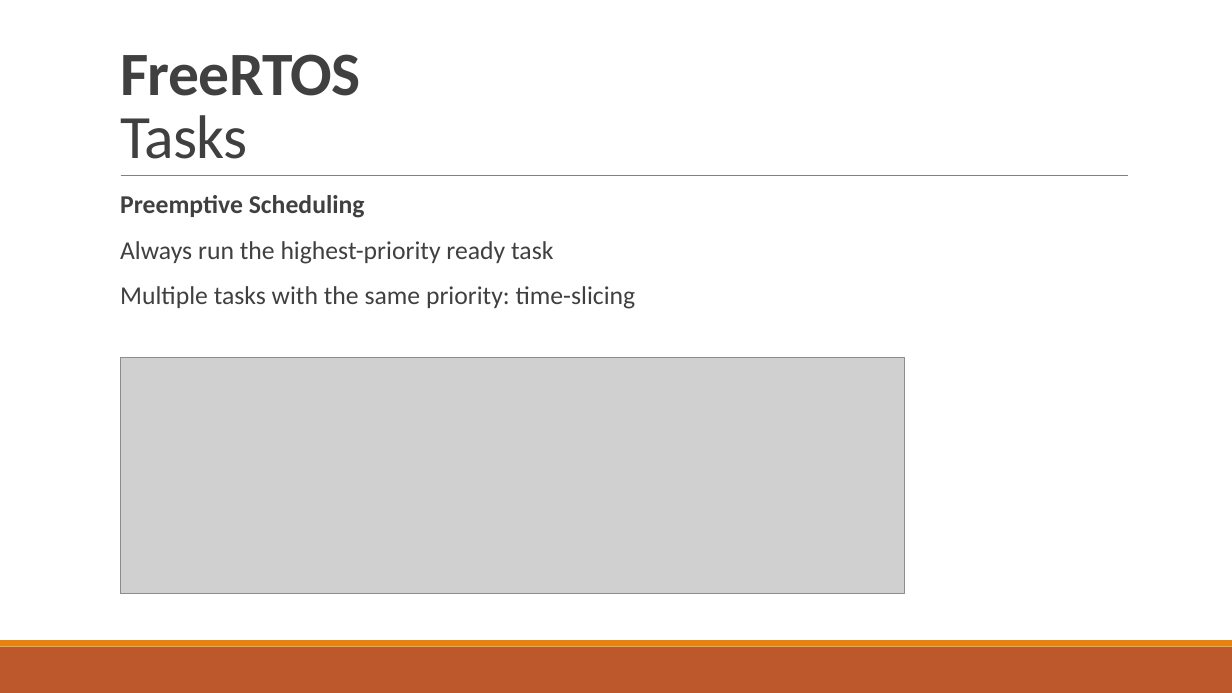
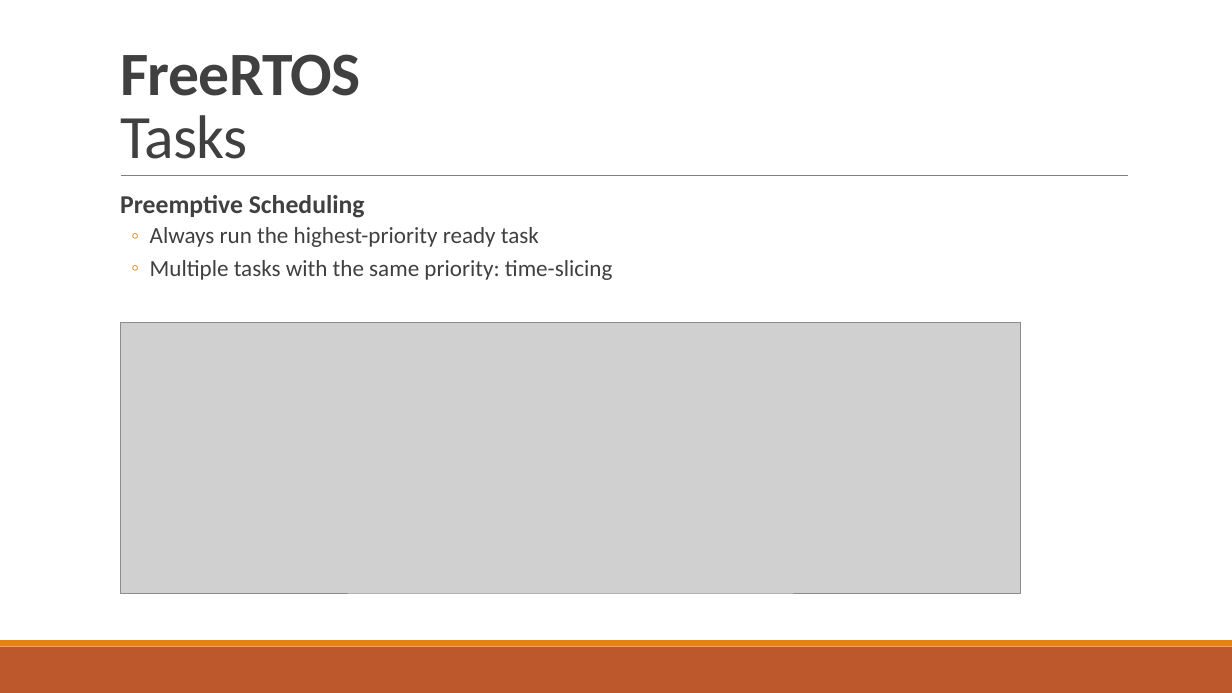
Before and after one commit to tfineich/INTRO_Projekt, a slide deck: slide 11 of Recap_SW5_Ineichen_Stecher.pptx (slide 12 before the commit). Drawn at 1232x693 pixels with LibreOffice and Linux fonts; fonts in the diff are those of the drawing; grey boxes stand for pictures. Boxes give left, top, right and bottom in pixels: in the first picture for what was removed or moved away, otherwise in the second. Text is boxed around its words. In the diff, an @@ line names an element or a change of style, - is before the commit and + after.

```diff
--- a/Recap_SW5_Ineichen_Stecher.pptx
+++ b/Recap_SW5_Ineichen_Stecher.pptx
@@ text at (150,227,612,280): size 20 to 18 pt in "Always run the highest-priority ready task", "Multiple tasks with the same priority: time-slicing"; bullet   to ◦; list level 1 to 2 in "Always run the highest-priority ready ..."; list level 1 to 2 in "Multiple tasks with the same ..." @@
@@ picture: place and size @@
-picture at (121,358,905,592)
+picture at (121,323,1021,592)
```
Also in this commit, not shown: 2 other slides changed, 1 slide removed.
